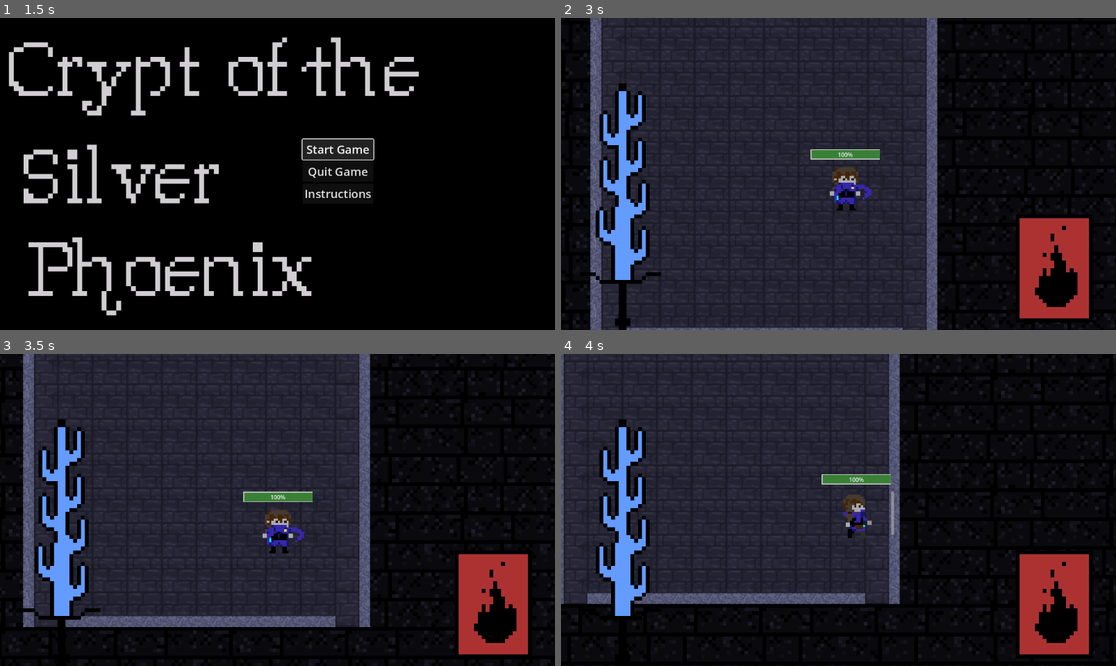
Above: before the commit, frames 1-4 (two rows, left to right).
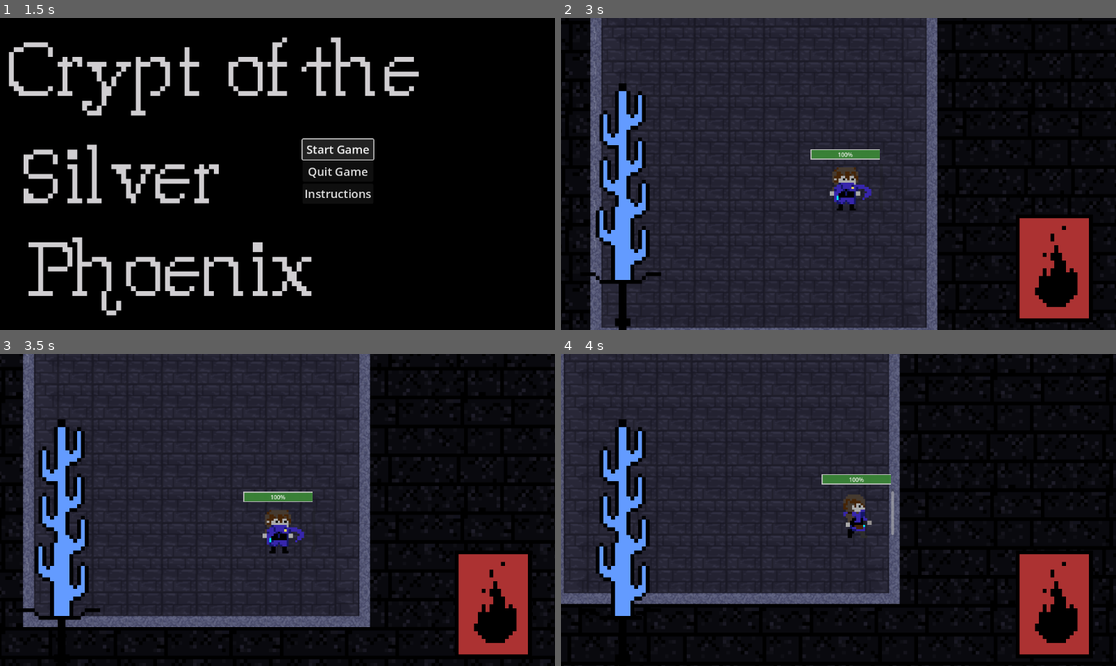
Above: after the commit, the same moments.

Repository: zwack32/crypt_of_the_silver_phoenix
Game: Godot game, scene res://scenes/start_menu.tscn
Same seed, same stepped clock (60 frames per second), same inputs: the game is played once before the commit and once after it. The engine's default icon, where the game draws it, is replaced by a stand-in: a white triangle on a blue panel in a dark square.
Inputs (mouse positions are in pixels of both pictures, inside the frame that each line leads up to):
- Up to frame 1 (1.5 s): click "Start Game" at 0.5 s; click "Start Game" at 1.25 s
- Up to frame 2 (3 s): move the mouse to (960, 158) at 2.02 s; hold D (move_right) 2.03-2.78 s; click (960, 158) at 2.1 s; move the mouse to (727, 189) at 2.77 s; hold S (move_down) from 2.78 s (still down); tap E (pick_up) at 2.85 s
- Up to frame 3 (3.5 s): keep holding S (move_down)
- Up to frame 4 (4 s): move the mouse to (894, 441) at 3.52 s; release S (move_down) at 3.53 s; hold D (move_right) from 3.53 s (still down); right-click (894, 441) at 3.6 s

Frame 1 is identical in both runs. In frame 2, less than 0.1% of the frame differs, in the area x 5-68%, y 91-100%; in frame 3, 0.3%; in frame 4, 0.3%, in the area x 0-61%, y 69-81%.
Error in both runs: Cannot call method 'change_scene_to_file' on a null value. (res://scripts/start_menu.gd:12)

Commit message:
Add corners and correct colliders

Diff:
--- a/scenes/level.tscn
+++ b/scenes/level.tscn
@@ -11,233 +11,108 @@
 0:0/0/physics_layer_0/angular_velocity = 0.0
 0:0/0/physics_layer_0/polygon_0/points = PackedVector2Array(-16, 16, -2.82843, 16, -2.82843, -16, -16, -16)
 0:0/0/physics_layer_0/polygon_1/points = PackedVector2Array(-2.12132, -16, 16, -16, 16, -4.24264, -3.18198, -4.24264)
-0:0/0/physics_layer_1/linear_velocity = Vector2(0, 0)
-0:0/0/physics_layer_1/angular_velocity = 0.0
-0:0/0/physics_layer_2/linear_velocity = Vector2(0, 0)
-0:0/0/physics_layer_2/angular_velocity = 0.0
 1:0/0 = 0
 1:0/0/physics_layer_0/linear_velocity = Vector2(0, 0)
 1:0/0/physics_layer_0/angular_velocity = 0.0
 1:0/0/physics_layer_0/polygon_0/points = PackedVector2Array(-16, -16, 16, -16, 16, -4.24264, -16, -3.88909)
-1:0/0/physics_layer_1/linear_velocity = Vector2(0, 0)
-1:0/0/physics_layer_1/angular_velocity = 0.0
-1:0/0/physics_layer_2/linear_velocity = Vector2(0, 0)
-1:0/0/physics_layer_2/angular_velocity = 0.0
 2:0/0 = 0
 2:0/0/physics_layer_0/linear_velocity = Vector2(0, 0)
 2:0/0/physics_layer_0/angular_velocity = 0.0
-2:0/0/physics_layer_1/linear_velocity = Vector2(0, 0)
-2:0/0/physics_layer_1/angular_velocity = 0.0
-2:0/0/physics_layer_2/linear_velocity = Vector2(0, 0)
-2:0/0/physics_layer_2/angular_velocity = 0.0
 3:0/0 = 0
 3:0/0/physics_layer_0/linear_velocity = Vector2(0, 0)
 3:0/0/physics_layer_0/angular_velocity = 0.0
-3:0/0/physics_layer_1/linear_velocity = Vector2(0, 0)
-3:0/0/physics_layer_1/angular_velocity = 0.0
-3:0/0/physics_layer_2/linear_velocity = Vector2(0, 0)
-3:0/0/physics_layer_2/angular_velocity = 0.0
 4:0/0 = 0
 4:0/0/physics_layer_0/linear_velocity = Vector2(0, 0)
 4:0/0/physics_layer_0/angular_velocity = 0.0
 4:0/0/physics_layer_0/polygon_0/points = PackedVector2Array(3.18198, -16, 16, -16, 16, 16, 2.82843, 16)
 4:0/0/physics_layer_0/polygon_1/points = PackedVector2Array(-16, -16, -16, -4.24264, 2.82843, -4.24264, 2.47488, -16, 2.82843, -16)
-4:0/0/physics_layer_1/linear_velocity = Vector2(0, 0)
-4:0/0/physics_layer_1/angular_velocity = 0.0
-4:0/0/physics_layer_2/linear_velocity = Vector2(0, 0)
-4:0/0/physics_layer_2/angular_velocity = 0.0
 0:1/0 = 0
 0:1/0/physics_layer_0/linear_velocity = Vector2(0, 0)
 0:1/0/physics_layer_0/angular_velocity = 0.0
 0:1/0/physics_layer_0/polygon_0/points = PackedVector2Array(-16, 16, -2.82843, 16, -2.82843, -16, -16, -16)
-0:1/0/physics_layer_1/linear_velocity = Vector2(0, 0)
-0:1/0/physics_layer_1/angular_velocity = 0.0
-0:1/0/physics_layer_2/linear_velocity = Vector2(0, 0)
-0:1/0/physics_layer_2/angular_velocity = 0.0
 1:1/0 = 0
 1:1/0/physics_layer_0/linear_velocity = Vector2(0, 0)
 1:1/0/physics_layer_0/angular_velocity = 0.0
-1:1/0/physics_layer_1/linear_velocity = Vector2(0, 0)
-1:1/0/physics_layer_1/angular_velocity = 0.0
-1:1/0/physics_layer_2/linear_velocity = Vector2(0, 0)
-1:1/0/physics_layer_2/angular_velocity = 0.0
 2:1/0 = 0
 2:1/0/physics_layer_0/linear_velocity = Vector2(0, 0)
 2:1/0/physics_layer_0/angular_velocity = 0.0
-2:1/0/physics_layer_1/linear_velocity = Vector2(0, 0)
-2:1/0/physics_layer_1/angular_velocity = 0.0
-2:1/0/physics_layer_2/linear_velocity = Vector2(0, 0)
-2:1/0/physics_layer_2/angular_velocity = 0.0
 3:1/0 = 0
 3:1/0/physics_layer_0/linear_velocity = Vector2(0, 0)
 3:1/0/physics_layer_0/angular_velocity = 0.0
-3:1/0/physics_layer_1/linear_velocity = Vector2(0, 0)
-3:1/0/physics_layer_1/angular_velocity = 0.0
-3:1/0/physics_layer_2/linear_velocity = Vector2(0, 0)
-3:1/0/physics_layer_2/angular_velocity = 0.0
 4:1/0 = 0
 4:1/0/physics_layer_0/linear_velocity = Vector2(0, 0)
 4:1/0/physics_layer_0/angular_velocity = 0.0
-4:1/0/physics_layer_1/linear_velocity = Vector2(0, 0)
-4:1/0/physics_layer_1/angular_velocity = 0.0
-4:1/0/physics_layer_2/linear_velocity = Vector2(0, 0)
-4:1/0/physics_layer_2/angular_velocity = 0.0
 0:2/0 = 0
 0:2/0/physics_layer_0/linear_velocity = Vector2(0, 0)
 0:2/0/physics_layer_0/angular_velocity = 0.0
-0:2/0/physics_layer_1/linear_velocity = Vector2(0, 0)
-0:2/0/physics_layer_1/angular_velocity = 0.0
-0:2/0/physics_layer_2/linear_velocity = Vector2(0, 0)
-0:2/0/physics_layer_2/angular_velocity = 0.0
 1:2/0 = 0
 1:2/0/physics_layer_0/linear_velocity = Vector2(0, 0)
 1:2/0/physics_layer_0/angular_velocity = 0.0
-1:2/0/physics_layer_1/linear_velocity = Vector2(0, 0)
-1:2/0/physics_layer_1/angular_velocity = 0.0
-1:2/0/physics_layer_2/linear_velocity = Vector2(0, 0)
-1:2/0/physics_layer_2/angular_velocity = 0.0
 2:2/0 = 0
 2:2/0/physics_layer_0/linear_velocity = Vector2(0, 0)
 2:2/0/physics_layer_0/angular_velocity = 0.0
-2:2/0/physics_layer_1/linear_velocity = Vector2(0, 0)
-2:2/0/physics_layer_1/angular_velocity = 0.0
-2:2/0/physics_layer_2/linear_velocity = Vector2(0, 0)
-2:2/0/physics_layer_2/angular_velocity = 0.0
 3:2/0 = 0
 3:2/0/physics_layer_0/linear_velocity = Vector2(0, 0)
 3:2/0/physics_layer_0/angular_velocity = 0.0
-3:2/0/physics_layer_1/linear_velocity = Vector2(0, 0)
-3:2/0/physics_layer_1/angular_velocity = 0.0
-3:2/0/physics_layer_2/linear_velocity = Vector2(0, 0)
-3:2/0/physics_layer_2/angular_velocity = 0.0
 4:2/0 = 0
 4:2/0/physics_layer_0/linear_velocity = Vector2(0, 0)
 4:2/0/physics_layer_0/angular_velocity = 0.0
-4:2/0/physics_layer_1/linear_velocity = Vector2(0, 0)
-4:2/0/physics_layer_1/angular_velocity = 0.0
-4:2/0/physics_layer_2/linear_velocity = Vector2(0, 0)
-4:2/0/physics_layer_2/angular_velocity = 0.0
 0:3/0 = 0
 0:3/0/physics_layer_0/linear_velocity = Vector2(0, 0)
 0:3/0/physics_layer_0/angular_velocity = 0.0
-0:3/0/physics_layer_1/linear_velocity = Vector2(0, 0)
-0:3/0/physics_layer_1/angular_velocity = 0.0
-0:3/0/physics_layer_2/linear_velocity = Vector2(0, 0)
-0:3/0/physics_layer_2/angular_velocity = 0.0
 1:3/0 = 0
 1:3/0/physics_layer_0/linear_velocity = Vector2(0, 0)
 1:3/0/physics_layer_0/angular_velocity = 0.0
-1:3/0/physics_layer_1/linear_velocity = Vector2(0, 0)
-1:3/0/physics_layer_1/angular_velocity = 0.0
-1:3/0/physics_layer_2/linear_velocity = Vector2(0, 0)
-1:3/0/physics_layer_2/angular_velocity = 0.0
 2:3/0 = 0
 2:3/0/physics_layer_0/linear_velocity = Vector2(0, 0)
 2:3/0/physics_layer_0/angular_velocity = 0.0
-2:3/0/physics_layer_1/linear_velocity = Vector2(0, 0)
-2:3/0/physics_layer_1/angular_velocity = 0.0
-2:3/0/physics_layer_2/linear_velocity = Vector2(0, 0)
-2:3/0/physics_layer_2/angular_velocity = 0.0
 3:3/0 = 0
 3:3/0/physics_layer_0/linear_velocity = Vector2(0, 0)
 3:3/0/physics_layer_0/angular_velocity = 0.0
-3:3/0/physics_layer_1/linear_velocity = Vector2(0, 0)
-3:3/0/physics_layer_1/angular_velocity = 0.0
-3:3/0/physics_layer_2/linear_velocity = Vector2(0, 0)
-3:3/0/physics_layer_2/angular_velocity = 0.0
 4:3/0 = 0
 4:3/0/physics_layer_0/linear_velocity = Vector2(0, 0)
 4:3/0/physics_layer_0/angular_velocity = 0.0
-4:3/0/physics_layer_1/linear_velocity = Vector2(0, 0)
-4:3/0/physics_layer_1/angular_velocity = 0.0
-4:3/0/physics_layer_2/linear_velocity = Vector2(0, 0)
-4:3/0/physics_layer_2/angular_velocity = 0.0
 0:4/0 = 0
 0:4/0/physics_layer_0/linear_velocity = Vector2(0, 0)
 0:4/0/physics_layer_0/angular_velocity = 0.0
-0:4/0/physics_layer_1/linear_velocity = Vector2(0, 0)
-0:4/0/physics_layer_1/angular_velocity = 0.0
-0:4/0/physics_layer_2/linear_velocity = Vector2(0, 0)
-0:4/0/physics_layer_2/angular_velocity = 0.0
 1:4/0 = 0
 1:4/0/physics_layer_0/linear_velocity = Vector2(0, 0)
 1:4/0/physics_layer_0/angular_velocity = 0.0
-1:4/0/physics_layer_1/linear_velocity = Vector2(0, 0)
-1:4/0/physics_layer_1/angular_velocity = 0.0
-1:4/0/physics_layer_2/linear_velocity = Vector2(0, 0)
-1:4/0/physics_layer_2/angular_velocity = 0.0
 2:4/0 = 0
 2:4/0/physics_layer_0/linear_velocity = Vector2(0, 0)
 2:4/0/physics_layer_0/angular_velocity = 0.0
-2:4/0/physics_layer_1/linear_velocity = Vector2(0, 0)
-2:4/0/physics_layer_1/angular_velocity = 0.0
-2:4/0/physics_layer_2/linear_velocity = Vector2(0, 0)
-2:4/0/physics_layer_2/angular_velocity = 0.0
 3:4/0 = 0
 3:4/0/physics_layer_0/linear_velocity = Vector2(0, 0)
 3:4/0/physics_layer_0/angular_velocity = 0.0
-3:4/0/physics_layer_1/linear_velocity = Vector2(0, 0)
-3:4/0/physics_layer_1/angular_velocity = 0.0
-3:4/0/physics_layer_2/linear_velocity = Vector2(0, 0)
-3:4/0/physics_layer_2/angular_velocity = 0.0
 4:4/0 = 0
 4:4/0/physics_layer_0/linear_velocity = Vector2(0, 0)
 4:4/0/physics_layer_0/angular_velocity = 0.0
 4:4/0/physics_layer_0/polygon_0/points = PackedVector2Array(3.18198, -16, 16, -16, 16, 16, 2.82843, 16)
-4:4/0/physics_layer_1/linear_velocity = Vector2(0, 0)
-4:4/0/physics_layer_1/angular_velocity = 0.0
-4:4/0/physics_layer_2/linear_velocity = Vector2(0, 0)
-4:4/0/physics_layer_2/angular_velocity = 0.0
 0:5/0 = 0
 0:5/0/physics_layer_0/linear_velocity = Vector2(0, 0)
 0:5/0/physics_layer_0/angular_velocity = 0.0
 0:5/0/physics_layer_0/polygon_0/points = PackedVector2Array(-16, -16, -16, 16, -3.53553, 16, -3.18198, -16)
 0:5/0/physics_layer_0/polygon_1/points = PackedVector2Array(-3.53553, 2.82843, 16, 2.47487, 16, 16, -3.53553, 16)
-0:5/0/physics_layer_1/linear_velocity = Vector2(0, 0)
-0:5/0/physics_layer_1/angular_velocity = 0.0
-0:5/0/physics_layer_2/linear_velocity = Vector2(0, 0)
-0:5/0/physics_layer_2/angular_velocity = 0.0
 1:5/0 = 0
 1:5/0/physics_layer_0/linear_velocity = Vector2(0, 0)
 1:5/0/physics_layer_0/angular_velocity = 0.0
-1:5/0/physics_layer_1/linear_velocity = Vector2(0, 0)
-1:5/0/physics_layer_1/angular_velocity = 0.0
-1:5/0/physics_layer_2/linear_velocity = Vector2(0, 0)
-1:5/0/physics_layer_2/angular_velocity = 0.0
 2:5/0 = 0
 2:5/0/physics_layer_0/linear_velocity = Vector2(0, 0)
 2:5/0/physics_layer_0/angular_velocity = 0.0
-2:5/0/physics_layer_1/linear_velocity = Vector2(0, 0)
-2:5/0/physics_layer_1/angular_velocity = 0.0
-2:5/0/physics_layer_2/linear_velocity = Vector2(0, 0)
-2:5/0/physics_layer_2/angular_velocity = 0.0
 3:5/0 = 0
 3:5/0/physics_layer_0/linear_velocity = Vector2(0, 0)
 3:5/0/physics_layer_0/angular_velocity = 0.0
-3:5/0/physics_layer_0/polygon_0/points = PackedVector2Array(-16, 2.47487, 16, 2.82843, 16, 16, -16, 16)
-3:5/0/physics_layer_1/linear_velocity = Vector2(0, 0)
-3:5/0/physics_layer_1/angular_velocity = 0.0
-3:5/0/physics_layer_2/linear_velocity = Vector2(0, 0)
-3:5/0/physics_layer_2/angular_velocity = 0.0
+3:5/0/physics_layer_0/polygon_0/points = PackedVector2Array(-16, 1.5, 16, 1.5, 16, 16, -16, 16)
 4:5/0 = 0
 4:5/0/physics_layer_0/linear_velocity = Vector2(0, 0)
 4:5/0/physics_layer_0/angular_velocity = 0.0
 4:5/0/physics_layer_0/polygon_0/points = PackedVector2Array(-16, 1.76777, -16, 16, 3.88909, 16, 4.24264, 1.76777)
 4:5/0/physics_layer_0/polygon_1/points = PackedVector2Array(3.88909, -16, 16, -16, 16, 16, 3.88909, 16)
-4:5/0/physics_layer_1/linear_velocity = Vector2(0, 0)
-4:5/0/physics_layer_1/angular_velocity = 0.0
-4:5/0/physics_layer_1/polygon_0/points = PackedVector2Array(16, -16, 16, 16, -16, 16)
-4:5/0/physics_layer_2/linear_velocity = Vector2(0, 0)
-4:5/0/physics_layer_2/angular_velocity = 0.0
 
 [sub_resource type="TileSet" id="TileSet_prqsj"]
 tile_size = Vector2i(32, 32)
 physics_layer_0/collision_layer = 16
 physics_layer_0/collision_mask = 3
-physics_layer_1/collision_layer = 16
-physics_layer_1/collision_mask = 3
-physics_layer_2/collision_layer = 16
-physics_layer_2/collision_mask = 3
 sources/0 = SubResource("TileSetAtlasSource_wcugp")
 
 [node name="Level" type="TileMap"]
--- a/scripts/Door.gd
+++ b/scripts/Door.gd
@@ -18,10 +18,8 @@
 
 func _on_enter_trigger_area_entered(area):
 	if area.owner is Player:
-		print("enter", original_room_idx)
 		room_manager.enter_room(original_room_idx)
 
 func _on_enter_trigger_area_exited(area):
 	if area.owner is Player:
-		print("exit", original_room_idx)
 		room_manager.exit_room(original_room_idx)
--- a/scripts/RoomManager.gd
+++ b/scripts/RoomManager.gd
@@ -39,7 +39,6 @@
 func exit_room(room_idx: int):
 	var a = rooms[room_idx]
 	entered_rooms.erase(rooms[room_idx])
-	print("exit room", len(entered_rooms))
 	if len(entered_rooms) == 0:
 		trigger(a)
 
--- a/scripts/dungen/renderer.gd
+++ b/scripts/dungen/renderer.gd
@@ -96,3 +96,7 @@
 		tm.set_cell(0, Vector2i(x + w - 1, y + idx), 0, room_atlas.right_atlas)
 
 	# TODO implement corners
+	tm.set_cell(0, Vector2i(x, y), 0, room_atlas.top_left_corner_atlas)
+	tm.set_cell(0, Vector2i(x + w - 1, y), 0, room_atlas.top_right_corner_atlas)
+	tm.set_cell(0, Vector2i(x, y + h - 1), 0, room_atlas.bottom_left_corner_atlas)
+	tm.set_cell(0, Vector2i(x + w - 1, y + h - 1), 0, room_atlas.bottom_right_corner_atlas)
